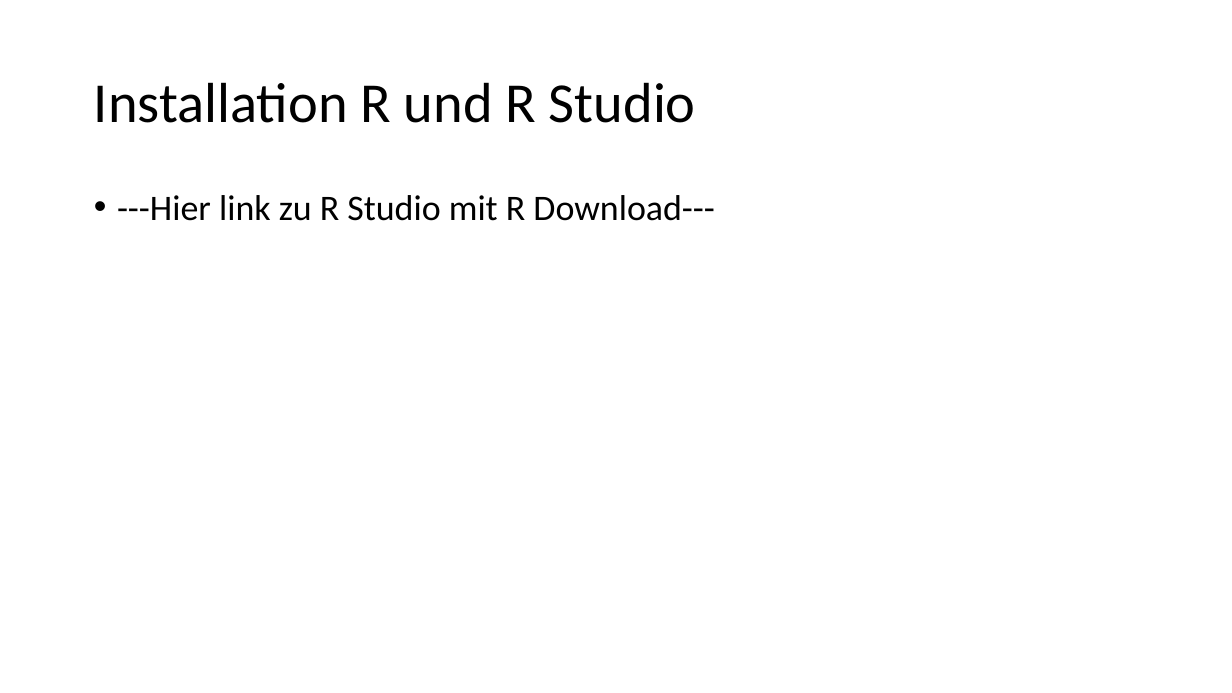
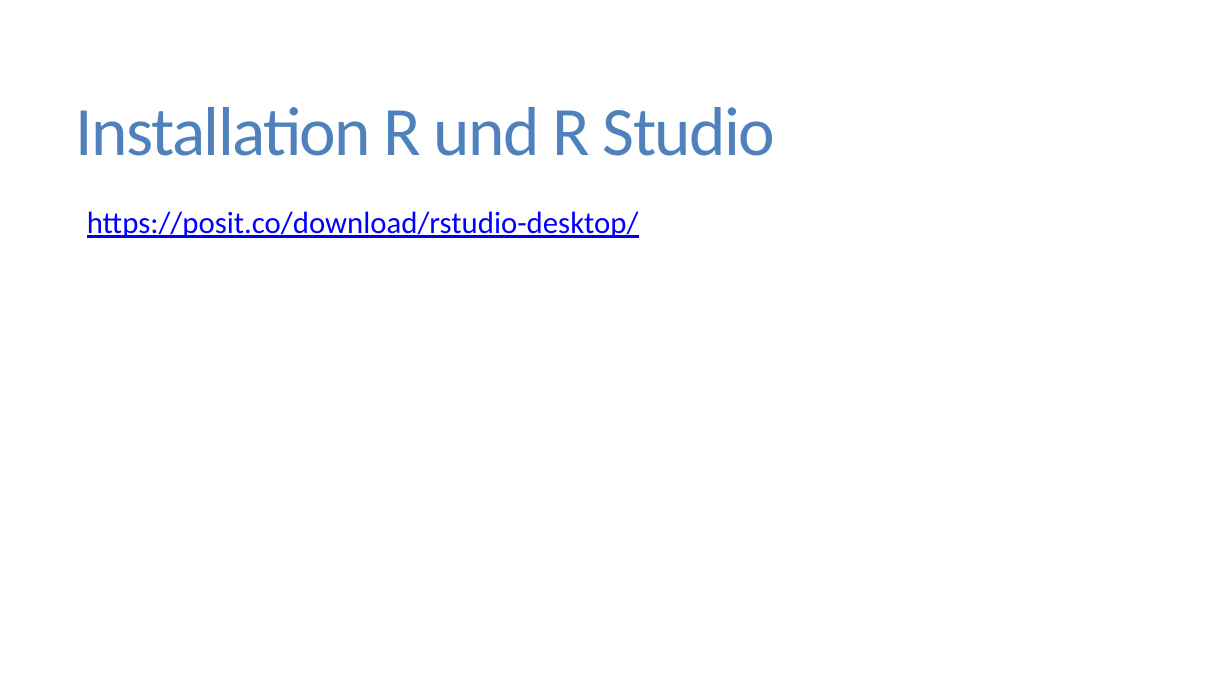
Before and after one commit to FlorianKeppeler/RKurs, a slide deck: slide 8 of Einführung in R.pptx (slide 6 before the commit). Drawn at 1232x693 pixels with LibreOffice and Linux fonts; fonts in the diff are those of the drawing. Boxes give left, top, right and bottom in pixels: in the first picture for what was removed or moved away, otherwise in the second. Text is boxed around its words. In the diff, an @@ line names an element or a change of style, - is before the commit and + after.

Commit message:
An PowerPoint Design verändert und Inhalte aufbereitet

```diff
--- a/Einführung in R.pptx
+++ b/Einführung in R.pptx
@@ title "Installation R und R Studio": place and size @@
-title "Installation R und R Studio" at (94, 82, 696, 123)
+title "Installation R und R Studio" at (76, 107, 776, 156)
@@ title "Installation R und R Studio" at (76, 107, 776, 156): size 44 to 54 pt, text colour #000000 to #4F81BD, letter spacing 0 to -1.2 pt; line spacing 0.9 to 0.85 @@
@@ text at (87, 211, 639, 238): text changed; size 28 to 24 pt; text colour #000000 to #0000FF @@
-• ---Hier link zu R Studio mit R Download---
+  https://posit.co/download/rstudio-desktop/
```
Also in this commit, not shown: 12 other slides changed, 4 slides added, 1 slide removed.
